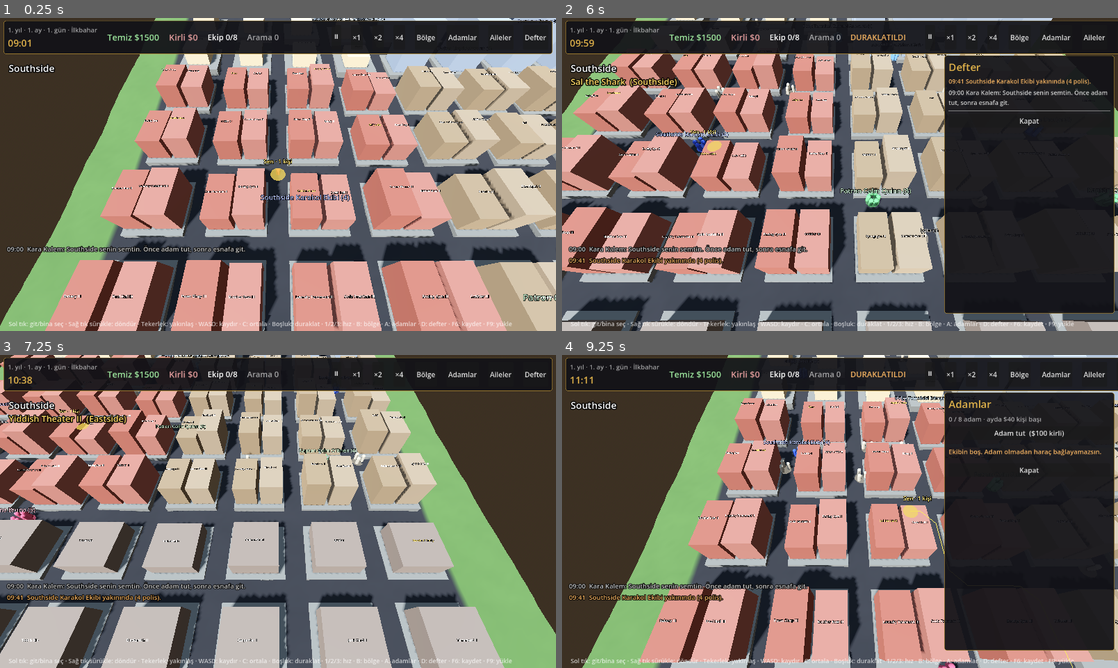
Above: before the commit, frames 1-4 (two rows, left to right).
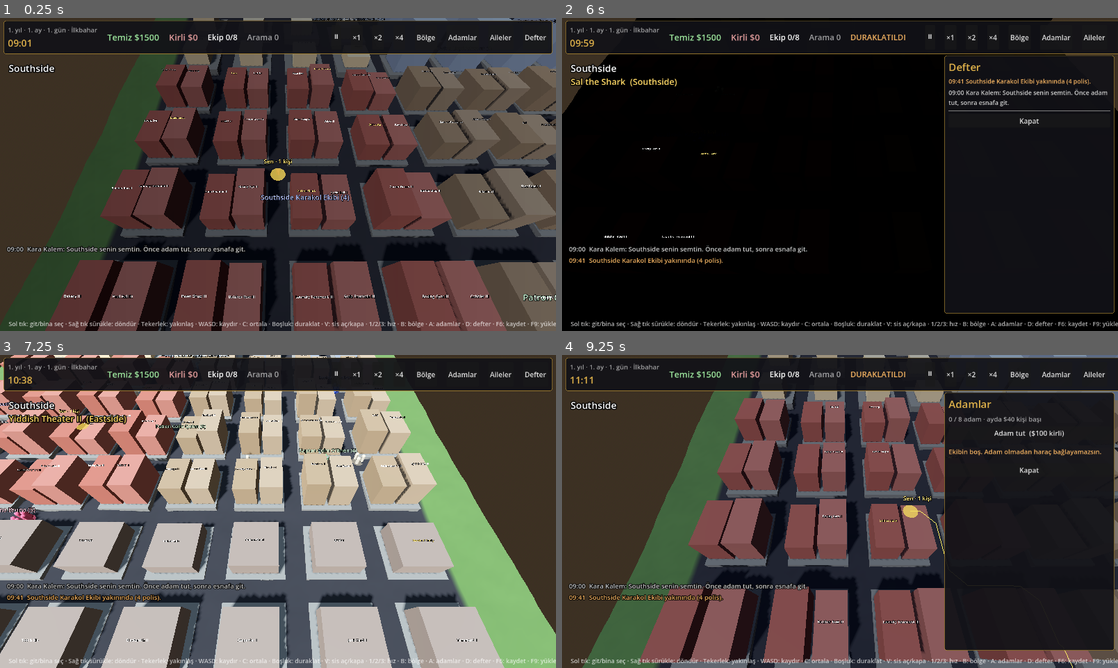
Above: after the commit, the same moments.

Repository: husnytarik/kara-kalem
Game: Godot game, scene res://scenes/main.tscn
The game is run twice, just before and just after one commit, with the same random seed, the same clock (stepped at 60 frames per second) and the same inputs.
Inputs (mouse positions are in pixels of both pictures, inside the frame that each line leads up to):
- Up to frame 1 (0.25 s): no input
- Up to frame 2 (6 s): click "⏸" at 0.5 s; click "⏸" at 1.25 s; click "×1" at 2 s; click "×1" at 2.75 s; click "×2" at 3.5 s; click "×4" at 4.25 s; tap Enter at 5 s; move the mouse to (962, 158) at 5.02 s; hold D 5.03-5.78 s; tap V at 5.1, 5.85 s; click (962, 158) at 5.17 s; tap Space at 5.27 s; move the mouse to (728, 190) at 5.77 s; hold S from 5.78 s (still down)
- Up to frame 3 (7.25 s): tap Space at 6.02 s; move the mouse to (333, 442) at 6.52 s; release S at 6.53 s; hold D from 6.53 s (still down); tap R at 6.6 s; tap V at 6.8 s
- Up to frame 4 (9.25 s): move the mouse to (812, 574) at 7.27 s; release D at 7.28 s; hold W 7.28-8.03 s; tap Shift at 7.35 s; click (812, 574) at 7.42 s; tap Space at 7.52, 8.27, 9.02 s; tap V at 7.55, 8.3, 9.05 s; move the mouse to (1006, 558) at 8.02 s; hold Ctrl 8.03-8.78 s; hold A from 8.03 s (still down); move the mouse to (673, 464) at 8.77 s; tap C at 8.85 s

The runs differ from the first frame. In frame 1, 73% of the frame differs, in the area x 0-100%, y 0-100%; in frame 2, 61%; in frame 3, 0.2%; in frame 4, 46%.

Commit message:
Godot: savas sisi ve gorus alani, bina doluluk/gelen-giden gunlugu
Co-Authored-By: Claude Sonnet 5.5 <noreply@anthropic.com>

Diff:
--- /dev/null
+++ b/godot/scripts/core/gorus.gd
@@ -0,0 +1,302 @@
+extends Node3D
+# Savaş sisi + görüş alanı (fog of war / line of sight).
+# Görüş kaynakları: sen, haritada yürüyen adamların, sahip olduğun ve haraçlı binalar.
+# Binalar görüşü keser (yol ızgarasındaki katı hücreler). Üç durum: bilinmeyen (kara),
+# keşfedilmiş ama şu an görünmeyen (soluk), şu an görünen (net).
+# Görünen binalarda içerideki kişi sayısı ve gelen-gidenler kaydedilir.
+
+const HUCRE := 2.0
+const GUNCELLE := 0.25
+const R_OYUNCU := 60.0
+const R_ADAM := 42.0
+const R_SAHIP := 38.0
+const R_HARAC := 24.0
+const IN_MESAFE := 7.0     # bina kutusuna bu kadar yaklaşan grup "girdi" sayılır
+const LOG_MAX := 14
+
+var harita: Node3D
+var oyun: Node
+var sokak: Node
+var acik := true            # false: sis kapalı (hile / geliştirme, F tuşu)
+var _w := 0
+var _h := 0
+var _x0 := 0.0
+var _z0 := 0.0
+var kesif := PackedByteArray()
+var gorunen := PackedByteArray()
+var _img: Image
+var _tex: ImageTexture
+var _mi: MeshInstance3D
+var _sure := 0.0
+var _bu_tur := {}
+var _icerde := {}           # "grupid:bina" -> true
+
+func kur(h: Node3D, o: Node, s: Node) -> void:
+	harita = h
+	oyun = o
+	sokak = s
+	var a: Node3D = h.get_node("Arazi")
+	_x0 = a.x0
+	_z0 = a.z0
+	_w = int(ceil(a.genislik / HUCRE))
+	_h = int(ceil(a.derinlik / HUCRE))
+	kesif.resize(_w * _h)
+	gorunen.resize(_w * _h)
+	_img = Image.create(_w, _h, false, Image.FORMAT_RG8)
+	_tex = ImageTexture.create_from_image(_img)
+	var sh := Shader.new()
+	sh.code = """
+shader_type spatial;
+render_mode unshaded, depth_test_disabled, cull_disabled, blend_mix;
+uniform sampler2D depth_tex : hint_depth_texture, repeat_disable, filter_nearest;
+uniform sampler2D sis : filter_linear, repeat_disable;
+uniform vec4 alan;
+void vertex() { POSITION = vec4(VERTEX.xy, 1.0, 1.0); }
+void fragment() {
+	float d = textureLod(depth_tex, SCREEN_UV, 0.0).r;
+	if (d <= 0.00001) { ALPHA = 0.0; ALBEDO = vec3(0.0); }
+	else {
+		vec3 ndc = vec3(SCREEN_UV * 2.0 - 1.0, d);
+		vec4 v = INV_PROJECTION_MATRIX * vec4(ndc, 1.0);
+		v.xyz /= v.w;
+		vec3 w = (INV_VIEW_MATRIX * vec4(v.xyz, 1.0)).xyz;
+		vec2 uv = (w.xz - alan.xy) / alan.zw;
+		vec2 f = texture(sis, uv).rg;
+		float dis = (uv.x < 0.0 || uv.y < 0.0 || uv.x > 1.0 || uv.y > 1.0) ? 1.0 : 0.0;
+		float bilinmeyen = max(1.0 - f.r, dis);
+		float soluk = 1.0 - f.g;
+		float a = mix(0.0, 0.5, soluk);
+		a = mix(a, 0.96, bilinmeyen);
+		ALBEDO = mix(vec3(0.02, 0.03, 0.06), vec3(0.0, 0.0, 0.02), bilinmeyen);
+		ALPHA = a;
+	}
+}
+"""
+	var m := ShaderMaterial.new()
+	m.shader = sh
+	m.set_shader_parameter("sis", _tex)
+	m.set_shader_parameter("alan", Vector4(_x0, _z0, a.genislik, a.derinlik))
+	var q := QuadMesh.new()
+	q.size = Vector2(2, 2)
+	q.material = m
+	_mi = MeshInstance3D.new()
+	_mi.mesh = q
+	_mi.extra_cull_margin = 16384.0
+	_mi.cast_shadow = GeometryInstance3D.SHADOW_CASTING_SETTING_OFF
+	add_child(_mi)
+	guncelle()
+
+# ---------- sorgular ----------
+func _idx(p: Vector3) -> int:
+	var x := int(floor((p.x - _x0) / HUCRE))
+	var z := int(floor((p.z - _z0) / HUCRE))
+	if x < 0 or z < 0 or x >= _w or z >= _h:
+		return -1
+	return z * _w + x
+
+func gorunur(p: Vector3) -> bool:
+	if not acik:
+		return true
+	var k := _idx(p)
+	return k >= 0 and gorunen[k] == 1
+
+func kesfedildi(p: Vector3) -> bool:
+	if not acik:
+		return true
+	var k := _idx(p)
+	return k >= 0 and kesif[k] == 1
+
+# Bina görünür mü: kutusunun kenarındaki herhangi bir hücre görünüyorsa.
+func bina_gorunur(i: int) -> bool:
+	return _bina_durum(i, gorunen)
+
+func bina_kesfedildi(i: int) -> bool:
+	return _bina_durum(i, kesif)
+
+func _bina_durum(i: int, dizi: PackedByteArray) -> bool:
+	if not acik:
+		return true
+	var a: AABB = harita.yerler[i]["aabb"]
+	var x := a.position.x - 1.5
+	while x <= a.end.x + 1.5:
+		var z := a.position.z - 1.5
+		while z <= a.end.z + 1.5:
+			var k := _idx(Vector3(x, 0, z))
+			if k >= 0 and dizi[k] == 1:
+				return true
+			z += HUCRE
+		x += HUCRE
+	return false
+
+# ---------- görüş hesabı ----------
+func _kaynaklar() -> Array:
+	var s: Array = []   # [pos, yaricap, aabb|null]
+	s.append([sokak.oyuncu.global_position, R_OYUNCU, null])
+	for aid in sokak._adam_gorsel:
+		s.append([(sokak._adam_gorsel[aid] as Node3D).global_position, R_ADAM, null])
+	for i in oyun.isy:
+		var r: Dictionary = oyun.isy[i]
+		if r["sahip"] or r["haracli"]:
+			var y: Dictionary = harita.yerler[i]
+			s.append([y["pos"], R_SAHIP if r["sahip"] else R_HARAC, y["aabb"]])
+	return s
+
+func guncelle() -> void:
+	gorunen.fill(0)
+	_bu_tur.clear()
+	for k in _kaynaklar():
+		_isin_yay(k[0], k[1], k[2])
+	var d := PackedByteArray()
+	d.resize(_w * _h * 2)
+	for n in _w * _h:
+		if gorunen[n] == 1:
+			kesif[n] = 1
+		d[n * 2] = 255 if kesif[n] == 1 else 0
+		d[n * 2 + 1] = 255 if gorunen[n] == 1 else 0
+	_img.set_data(_w, _h, false, Image.FORMAT_RG8, d)
+	_tex.update(_img)
+	_mi.visible = acik
+
+func _isaretle(p: Vector3) -> void:
+	var k := _idx(p)
+	if k >= 0:
+		gorunen[k] = 1
+
+# Görüş bir binanın duvarına çarptıysa binanın tamamı (cephe + çatı) görünür sayılır.
+func _bina_isaretle(p: Vector3) -> void:
+	for i in harita.yerler.size():
+		var a: AABB = harita.yerler[i]["aabb"]
+		if p.x >= a.position.x - 2.0 and p.x <= a.end.x + 2.0 and p.z >= a.position.z - 2.0 and p.z <= a.end.z + 2.0:
+			if _bu_tur.has(i):
+				return
+			_bu_tur[i] = true
+			var x := a.position.x
+			while x <= a.end.x + HUCRE:
+				var z := a.position.z
+				while z <= a.end.z + HUCRE:
+					_isaretle(Vector3(x, 0, z))
+					z += HUCRE
+				x += HUCRE
+			return
+
+func _isin_yay(o: Vector3, yar: float, ic) -> void:
+	var rect := Rect2()
+	var ic_var := ic != null
+	if ic_var:
+		var a: AABB = ic
+		rect = Rect2(a.position.x - 1.0, a.position.z - 1.0, a.size.x + 2.0, a.size.z + 2.0)
+		# binanın içi/duvarları görünür
+		var x: float = rect.position.x
+		while x <= rect.end.x:
+			var z: float = rect.position.y
+			while z <= rect.end.y:
+				_isaretle(Vector3(x, 0, z))
+				z += HUCRE
+			x += HUCRE
+	var n_ray := 144
+	var adim := 1.5
+	for r in n_ray:
+		var ang := TAU * r / n_ray
+		var dir := Vector3(cos(ang), 0, sin(ang))
+		var d := 0.0
+		while d <= yar:
+			var p := o + dir * d
+			_isaretle(p)
+			var disarida := not ic_var or not rect.has_point(Vector2(p.x, p.z))
+			if disarida and harita.engelli(p):
+				_bina_isaretle(p)
+				break
+			d += adim
+
+# ---------- zaman içinde ----------
+func _process(delta: float) -> void:
+	_sure += delta
+	if _sure < GUNCELLE:
+		return
+	_sure = 0.0
+	guncelle()
+	_gorunurluk()
+	_hareket_kaydi()
+
+func _gorunurluk() -> void:
+	for g in sokak.gruplar.liste:
+		(g["dugum"] as Node3D).visible = gorunur(g["pos"])
+	for n in get_tree().get_nodes_in_group("bina"):
+		if n._etiket != null:
+			n._etiket.visible = kesfedildi(n.global_position)
+
+func _hareket_kaydi() -> void:
+	for i in oyun.harita.yerler.size():
+		var y: Dictionary = harita.yerler[i]
+		if y["ozel"] and not oyun.isy.has(i):
+			continue
+		var gor := bina_gorunur(i)
+		var ab: AABB = (y["aabb"] as AABB).grow(IN_MESAFE)
+		for g in sokak.gruplar.liste:
+			var key := "%d:%d" % [g["id"], i]
+			var p: Vector3 = g["pos"]
+			var icerde := ab.has_point(Vector3(p.x, ab.position.y + ab.size.y * 0.5, p.z))
+			if icerde and not _icerde.has(key):
+				_icerde[key] = true
+				if gor:
+					_log(i, g, "geldi")
+			elif not icerde and _icerde.has(key):
+				_icerde.erase(key)
+				if gor:
+					_log(i, g, "ayrıldı")
+		if gor:
+			oyun.gozlem[i] = {"t": oyun.t, "n": nufus(i)["toplam"]}
+
+func _log(i: int, g: Dictionary, ne: String) -> void:
+	if not oyun.ziyaret.has(i):
+		oyun.ziyaret[i] = []
+	var l: Array = oyun.ziyaret[i]
+	l.append({"t": oyun.t, "ad": g["ad"], "tur": g["tur"], "kisi": g["kisi"], "ne": ne, "fak": g["fak"]})
+	if l.size() > LOG_MAX:
+		l.pop_front()
+
+# ---------- bina doluluğu ----------
+const TUR_TABAN := {"esnaf": 7, "eglence": 16, "luks": 9, "atolye": 5, "depo": 3, "konut": 9, "resmi": 6}
+
+# Saat eğrisi: esnaf/atölye gündüz, eğlence akşam-gece, konut gece.
+func _saat_etki(tur: String, saat: float) -> float:
+	match tur:
+		"eglence":
+			if saat >= 18.0 or saat < 3.0:
+				return 1.0
+			return 0.4 if (saat >= 12.0 and saat < 18.0) else 0.1
+		"konut":
+			return 1.0 if (saat >= 21.0 or saat < 7.0) else 0.45
+		"depo":
+			return 0.9 if (saat >= 7.0 and saat < 18.0) else 0.15
+	return 1.0 if (saat >= 8.0 and saat < 19.0) else 0.12
+
+func nufus(i: int) -> Dictionary:
+	var r: Dictionary = oyun.isy.get(i, {})
+	var tur: String = r.get("tur", "resmi")
+	var saat: float = (oyun.t % oyun.DAY) / 60.0
+	var h: int = hash(Vector2i(i, oyun.t / 60))
+	var oynama := 0.8 + float(h % 41) / 100.0   # 0.8-1.2, saatte bir değişir
+	var calisan := 2
+	var musteri_k := float(TUR_TABAN[tur]) * _saat_etki(tur, saat) * oynama
+	if r.has("personel"):
+		calisan = r["personel"].size()
+		if r["sahip"]:
+			musteri_k *= 0.5 + oyun.isl.carpan(i) * 0.7
+	var musteri := int(round(musteri_k))
+	var yabanci := 0
+	var ab: AABB = (harita.yerler[i]["aabb"] as AABB).grow(IN_MESAFE)
+	for g in sokak.gruplar.liste:
+		var p: Vector3 = g["pos"]
+		if g["tur"] != "sivil" and ab.has_point(Vector3(p.x, ab.position.y + ab.size.y * 0.5, p.z)):
+			yabanci += g["kisi"]
+	return {"toplam": calisan + musteri + yabanci, "calisan": calisan, "musteri": musteri, "yabanci": yabanci}
+
+# ---------- kayıt ----------
+func durum_al() -> Dictionary:
+	return {"kesif": kesif}
+
+func durum_yukle(d: Dictionary) -> void:
+	if d.has("kesif") and d["kesif"].size() == kesif.size():
+		kesif = d["kesif"]
+	guncelle()
--- a/godot/scripts/core/gruplar.gd
+++ b/godot/scripts/core/gruplar.gd
@@ -368,6 +368,8 @@
 	var en: Dictionary = {}
 	var en_uz := SECIM
 	for g in liste:
+		if not (g["dugum"] as Node3D).visible:
+			continue
 		var p: Vector3 = (g["pos"] as Vector3) + Vector3(0, 3.0, 0)
 		var t := maxf((p - o).dot(n), 0.0)
 		var uz := p.distance_to(o + n * t)
--- a/godot/scripts/core/harita.gd
+++ b/godot/scripts/core/harita.gd
@@ -96,6 +96,10 @@
 		r.size.y += 1
 		_izgara.fill_solid_region(r, false)
 
+# Görüş/yürüme için: bu nokta bina, kaide ya da bölge dışı mı?
+func engelli(p: Vector3) -> bool:
+	return _izgara.is_point_solid(_hucre(p))
+
 func _hucre(p: Vector3) -> Vector2i:
 	var r := _izgara.region.size
 	return Vector2i(clampi(int(floor(p.x)) - _gx0, 0, r.x - 1), clampi(int(floor(p.z)) - _gz0, 0, r.y - 1))
--- a/godot/scripts/core/oyun.gd
+++ b/godot/scripts/core/oyun.gd
@@ -124,6 +124,8 @@
 var uyeler: Array = []   # aile üyeleri: {uid, ad, fak, rutbe, durum: aktif|olu, iliski, ev}
 var _uid := 0
 var _pid := 0
+var ziyaret := {}   # bina -> gelen/gidenler günlüğü (görüş altındayken tutulur)
+var gozlem := {}    # bina -> {t, n}: son gözlenen kişi sayısı
 var muhbir := {"marchetti": 0, "obrien": 0, "tammany": 0}   # aile içi muhbir ağı seviyesi (0-3)
 var ajan_sogutma := {}   # aile -> bu zamana kadar yeni sızma denemesi yok
 var isl: RefCounted
@@ -732,7 +734,7 @@
 # ---------- kayıt / yükleme ----------
 func durum_al() -> Dictionary:
 	return {"t": t, "temiz": temiz, "kirli": kirli, "bolge": bolge, "ofke": ofke, "adamlar": adamlar, "gorevler": gorevler,
-		"isy": isy, "arama": arama, "oyuncu_silah": oyuncu_silah, "defter": defter, "sayac": _sayac, "uyeler": uyeler, "uid": _uid, "pid": _pid, "muhbir": muhbir, "ajan_sogutma": ajan_sogutma}
+		"isy": isy, "arama": arama, "oyuncu_silah": oyuncu_silah, "defter": defter, "sayac": _sayac, "uyeler": uyeler, "uid": _uid, "pid": _pid, "ziyaret": ziyaret, "gozlem": gozlem, "muhbir": muhbir, "ajan_sogutma": ajan_sogutma}
 
 func durum_yukle(d: Dictionary) -> void:
 	t = d["t"]
@@ -751,6 +753,8 @@
 		uyeler = d["uyeler"]
 		_uid = d["uid"]
 	_pid = d.get("pid", 0)
+	ziyaret = d.get("ziyaret", {})
+	gozlem = d.get("gozlem", {})
 	muhbir = d.get("muhbir", muhbir)
 	ajan_sogutma = d.get("ajan_sogutma", {})
 	degisti.emit()
--- a/godot/scripts/core/sokak.gd
+++ b/godot/scripts/core/sokak.gd
@@ -16,6 +16,7 @@
 var takip_id := 0
 var _takip_sure := 0.0
 var _onceki_hiz := 1.0
+var gorus: Node3D
 var _adam_gorsel := {}   # adam id -> Node3D (haritada yürüyen adam)
 
 func _ready() -> void:
@@ -49,6 +50,10 @@
 	gruplar.name = "Gruplar"
 	add_child(gruplar)
 	gruplar.kur(harita, oyun, oyuncu)
+	gorus = load("res://scripts/core/gorus.gd").new()
+	gorus.name = "Gorus"
+	add_child(gorus)
+	gorus.kur(harita, oyun, self)
 	gruplar.yakinlasti.connect(_karsilasti)
 	gruplar.temas.connect(func(g): arayuz.karsilasma_ac(g))
 	arayuz = load("res://scripts/ui/arayuz.gd").new()
@@ -70,7 +75,7 @@
 	_ipucu.modulate = Color(1.0, 0.85, 0.4)
 	hud.add_child(_ipucu)
 	var yardim := Label.new()
-	yardim.text = "Sol tık: git/bina seç · Sağ tık sürükle: döndür · Tekerlek: yakınlaş · WASD: kaydır · C: ortala · Boşluk: duraklat · 1/2/3: hız · B: bölge · A: adamlar · D: defter · F6: kaydet · F9: yükle"
+	yardim.text = "Sol tık: git/bina seç · Sağ tık sürükle: döndür · Tekerlek: yakınlaş · WASD: kaydır · C: ortala · Boşluk: duraklat · V: sis aç/kapa · 1/2/3: hız · B: bölge · A: adamlar · D: defter · F6: kaydet · F9: yükle"
 	yardim.position = Vector2(20, 694)
 	yardim.add_theme_font_size_override("font_size", 14)
 	yardim.modulate = Color(1, 1, 1, 0.7)
@@ -119,7 +124,7 @@
 	if f == null:
 		oyun.kayit("Kayıt yazılamadı.", "bad")
 		return
-	f.store_var({"oyun": oyun.durum_al(), "oyuncu": oyuncu.global_position, "surum": 1}, true)
+	f.store_var({"oyun": oyun.durum_al(), "oyuncu": oyuncu.global_position, "gorus": gorus.durum_al(), "surum": 1}, true)
 	oyun.kayit("Oyun kaydedildi (F9 ile yüklenir).", "good")
 
 func yukle() -> void:
@@ -134,6 +139,8 @@
 	oyun.durum_yukle(d["oyun"])
 	oyuncu.global_position = d["oyuncu"]
 	oyuncu._yol = PackedVector3Array()
+	if d.has("gorus"):
+		gorus.durum_yukle(d["gorus"])
 	takip_birak()
 	oyun.kayit("Kayıt yüklendi.", "good")
 
@@ -216,6 +223,10 @@
 			KEY_B: arayuz._bolge_dugmesi()
 			KEY_A: arayuz.adamlar_ac()
 			KEY_D: arayuz.defter_ac()
+			KEY_V:
+				gorus.acik = not gorus.acik
+				gorus.guncelle()
+				gorus._gorunurluk()
 			KEY_K: arayuz.aile_ac()
 			KEY_ESCAPE: arayuz.kapat()
 			KEY_F6: kaydet()
--- a/godot/scripts/ui/arayuz.gd
+++ b/godot/scripts/ui/arayuz.gd
@@ -262,7 +262,7 @@
 			var i: int = _hedef
 			var y: Dictionary = oyun.harita.yerler[i]
 			var gs: Array = oyun.gorevler.filter(func(g): return g["hedef"] == i).map(func(g): return [g["adam"], g["gorev"], (g["bitis"] - oyun.t) / 60])
-			return str([oyun.isy.get(i), oyun.kontrol(i), oyun.bolge[y["bolge"]]["inf"], oyun.bos_adamlar().map(func(a): return a["id"]), gs, oyun.temiz, oyun.kirli, _sonuc, yakin_bina(i)])
+			return str([oyun.ziyaret.get(i, []).size(), sokak.gorus.bina_gorunur(i), oyun.t / 60, oyun.isy.get(i), oyun.kontrol(i), oyun.bolge[y["bolge"]]["inf"], oyun.bos_adamlar().map(func(a): return a["id"]), gs, oyun.temiz, oyun.kirli, _sonuc, yakin_bina(i)])
 		"bolge":
 			return str([oyun.bolge[_hedef], oyun.erisim(_hedef), oyun.temiz, oyun.kirli, oyun.adamlar.size(), oyun.tarih()["gun"], _sonuc, bolgede_mi(_hedef)])
 		"adamlar":
@@ -358,10 +358,35 @@
 	for gk in ["haraclan", "topla", "koru"]:
 		_btn(_ic, "%s  (%d dk iş)" % [oyun.GOREVLER[gk]["ad"], oyun.GOREVLER[gk]["is"]], func(): _sonuc_goster(oyun.gorev_ver(i, gk, secili), "Adam yola çıktı."), not yakin)
 	_btn(_ic, "Satın al  (%s temiz)" % oyun.para(oyun.fiyat(i)), func(): _sonuc_goster(oyun.satin_al(i), "Satın aldın."), r["sahip"] or not yakin)
+	_hareket_bolumu(i)
 	if r["sahip"] and r.has("itibar"):
 		_isletme_bolumu(i, r)
 	_btn(_ic, "Buraya git", func(): sokak.oyuncu.git(y["pos"]))
 	_sonuc_satiri()
+
+func _hareket_bolumu(i: int) -> void:
+	var g: Node3D = sokak.gorus
+	_ayrac(_ic)
+	_lbl(_ic, "Görüş ve hareket", 18, RENK["altin"])
+	var log: Array = oyun.ziyaret.get(i, [])
+	if g.bina_gorunur(i):
+		var n: Dictionary = g.nufus(i)
+		_lbl(_ic, "Şu an içeride ≈ %d kişi" % n["toplam"], 16, RENK["good"])
+		_lbl(_ic, "Çalışan %d · müşteri/ziyaretçi %d · yabancı/silahlı grup %d" % [n["calisan"], n["musteri"], n["yabanci"]], 14, RENK["soluk"])
+	elif g.bina_kesfedildi(i):
+		var s: Dictionary = oyun.gozlem.get(i, {})
+		_lbl(_ic, "Görüş dışı — canlı bilgi yok.", 16, RENK["warn"])
+		if not s.is_empty():
+			_lbl(_ic, "Son gözlem: %s, ≈ %d kişi" % [oyun.saat_yazi(s["t"]), s["n"]], 14, RENK["soluk"])
+	else:
+		_lbl(_ic, "Burası henüz keşfedilmedi. Adam gönder ya da yaklaş.", 15, RENK["soluk"])
+		return
+	if log.is_empty():
+		_lbl(_ic, "Gelen giden kaydı yok.", 14, RENK["soluk"])
+	for k in range(log.size() - 1, maxi(-1, log.size() - 9), -1):
+		var e: Dictionary = log[k]
+		var renk: Color = RENK["warn"] if e["tur"] != "sivil" else RENK["soluk"]
+		_lbl(_ic, "%s  %s (%d kişi) %s" % [oyun.saat_yazi(e["t"]), e["ad"], e["kisi"], e["ne"]], 13, renk)
 
 func _isletme_bolumu(i: int, r: Dictionary) -> void:
 	var isl = oyun.isl
Not shown, changed: godot/PLAN.md
